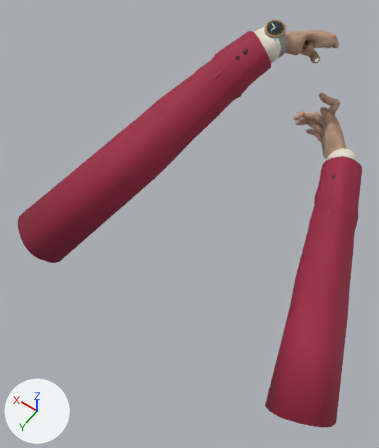
Before and after pictures for a commit that changed the glTF model assets/models/fps_left_bolt.glb.
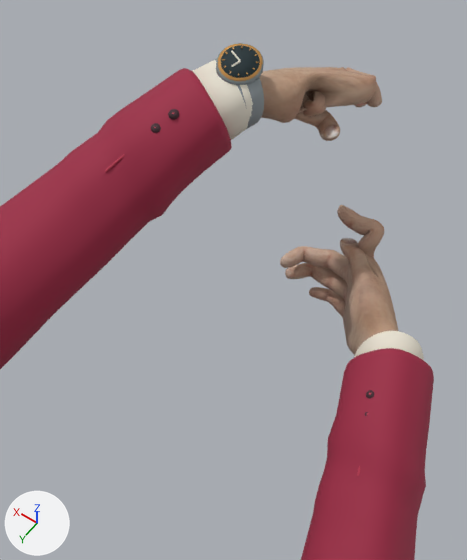
Each version is shown whole from a 50 mm lens placed at (-0.455, 0.12, 0.517), pointed at (-0.092, -0.389, -0.283), then close up on the part from 44% to 99% of the width and 0% to 56% of the height. Lighting does not change. The marker at lower left points along +X, +Y and +Z. The older version's two pictures come first. Vertices at exactly the same position are counted once.

Objects in the first close-up: 'Left', 'Right'.
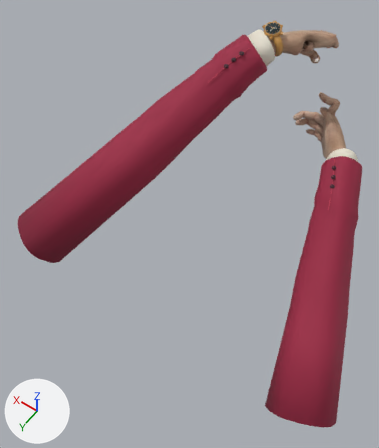
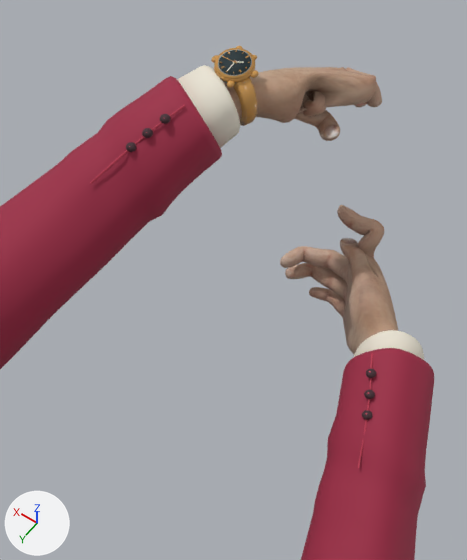
Location of each change, (x1, y1, x2, y2) in pixels of the close-ups (467 x 560 px; the box of a moved part takes in the faces that stretch with it):
'Left', reshaped
    before: (0, 43, 382, 369)
    after: (0, 46, 382, 369)
part 1 of me_left, moved or reshaped
    before: (168, 109, 179, 120)
    after: (160, 114, 171, 124)
part 2 of me_left, added
    after: (227, 81, 235, 87)
part 3 of me_left, rebuilt (12% narrower, 21% shorter)
    before: (221, 45, 260, 78)
    after: (218, 50, 252, 76)
part 4 of me_left, rebuilt
    before: (218, 44, 263, 81)
    after: (214, 55, 255, 83)
part 5 of me_left, added
    after: (177, 65, 240, 148)
part 6 of me_left, added
    after: (219, 50, 251, 75)
part 7 of me_left, moved or reshaped
    before: (105, 43, 264, 173)
    after: (90, 48, 258, 184)
part 8 of me_right, moved or reshaped
    before: (366, 390, 374, 399)
    after: (366, 369, 376, 378)
part 9 of me_right, moved or reshaped (not visible before)
    after: (364, 390, 375, 399)
part 10 of me_right, moved or reshaped (not visible before)
    after: (362, 410, 372, 420)
part 11 of me_right, moved or reshaped (mostly hidden before)
    before: (357, 466, 360, 476)
    after: (358, 353, 373, 468)

The change, as a list of edits to the scene's bpy script:
```text
Change me_left:
    remove me_left.from_pydata(...)  # 8963 vertices, 17574 faces; spans x -0.185..0.275, y -0.729..-0.198, z -0.465..0.022
    add me_left.from_pydata(...)  # 10345 vertices, 20282 faces; spans x -0.185..0.275, y -0.729..-0.198, z -0.465..0.018
    me_left part 1: the loose piece of 146 vertices spanning x -0.08..-0.071, y -0.58..-0.571, z -0.015..-0.007 is moved by (0.003, 0.008, 0.0)
    me_left part 2: a new loose piece, a UV sphere (16 segments, 10 rings, poles along z) spanning x -0.1043..-0.0987, y -0.6186..-0.6106, z 0.0027..0.0071, in mat_gold
    me_left part 3: the loose piece of 72 vertices spanning x -0.115..-0.085, y -0.642..-0.614, z 0.011..0.021 is rebuilt with 80 vertices and now spans x -0.108..-0.083, y -0.641..-0.616, z 0.009..0.017, in mat_steel
    me_left part 4: the loose piece of 72 vertices spanning x -0.117..-0.083, y -0.645..-0.612, z 0.008..0.022 is rebuilt with 80 vertices and now spans x -0.111..-0.08, y -0.645..-0.614, z 0.005..0.017
    me_left part 5: a new loose piece of 160 vertices spanning x -0.116..-0.04, y -0.653..-0.577, z -0.063..0.007, in mat_ivory
    me_left part 6: a new loose piece of 80 vertices spanning x -0.108..-0.083, y -0.641..-0.617, z 0.01..0.017, in mat_dial
    me_left part 7: 151 vertices moved from x -0.123..-0.044, y -0.659..-0.551, z -0.059..0.015 to x -0.122..-0.038, y -0.659..-0.551, z -0.064..0.016; 553 vertices removed from x -0.127..-0.043, y -0.664..-0.532, z -0.058..0.021; 855 vertices added at x -0.122..-0.036, y -0.66..-0.522, z -0.061..0.018
    other edits to the shape of me_left do not show in these pictures
Change me_right:
    where me_right.from_pydata(...)  # 8419 vertices, 16670 faces; spans x -0.494..-0.145, y -0.725..-0.209, z -0.509..-0.138
    me_right part 8: the loose piece of 146 vertices spanning x -0.294..-0.285, y -0.562..-0.553, z -0.179..-0.172 is moved by (0.008, -0.01, 0.011)
    me_right part 9: the loose piece of 146 vertices spanning x -0.301..-0.292, y -0.549..-0.54, z -0.188..-0.18 is moved by (0.007, -0.009, 0.012)
    me_right part 10: the loose piece of 146 vertices spanning x -0.306..-0.297, y -0.536..-0.527, z -0.196..-0.189 is moved by (0.006, -0.008, 0.012)
    me_right part 11
    add for i in [*range(7519, 7525)]: me_right.vertices[i].co += Vector((0.0, 0.006, 0.004))
    add for i in [*range(7537, 7543)]: me_right.vertices[i].co += Vector((0.002, -0.003, 0.006))
    add for i in [*range(7531, 7537)]: me_right.vertices[i].co += Vector((0.004, -0.005, 0.009))
    add for i in [*range(7525, 7531)]: me_right.vertices[i].co += Vector((0.004, -0.002, 0.008))
```
